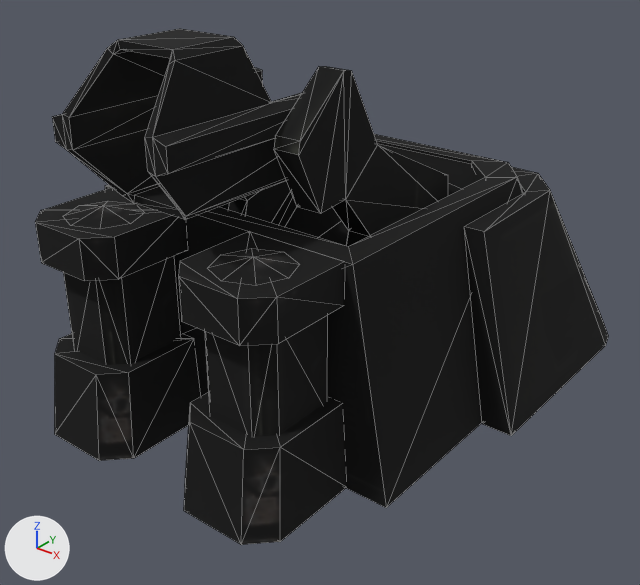
The glTF model packs/tribes2/config/AssetPacks/tribes2/t2_turret_base_large.glb, before and after one commit.
Both versions are drawn from a 50 mm lens placed at (3.09, -3.41, 2.94), pointed at (-0.06, 0.52, 0.51). The lights are fixed; the arrows at lower left show +X, +Y and +Z. The picture after the commit comes second. Mesh edges are drawn as thin lines. Objects named as collision shapes, trigger or cutter boxes, shadow casters or lower levels of detail are left out. Where no turn or scale is listed for an object, it has been applied to the vertices.

Names of what the first picture shows: 'Arms64', 'BaseMain64', 'BasePlatform64', 'BaseWingR64', 'PostBaseL64', 'PostBaseR64', 'PostCapR64', 'PostLightL64', 'PostLightR64', 'PostTopL64', 'PostTopR64', 'Sleeve64' and 1 more.
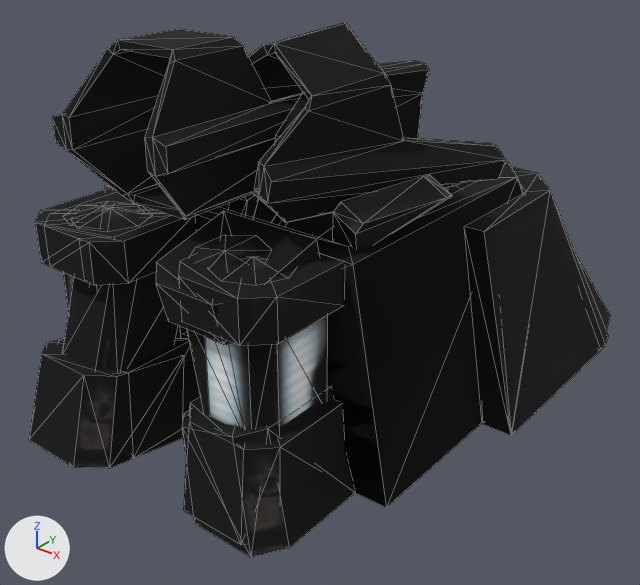
Diff of the bpy script that builds the scene:
```diff
--- a/packs/tribes2/config/AssetPacks/tribes2/t2_turret_base_large.glb.py
+++ b/packs/tribes2/config/AssetPacks/tribes2/t2_turret_base_large.glb.py
@@ me_hulkposttopr @@
+me_hulkposttopr.from_pydata(...)  # 12 vertices, 18 faces; spans x -0.582..0.016, y -0.514..-0.138, z -0.743..-0.107
+me_hulkposttopr.materials.append(mat_turret_base_large)  # picture img_turret_base_large
@@ me_hulkposttopl @@
+me_hulkposttopl.from_pydata(...)  # 12 vertices, 18 faces; spans x -0.072..0.525, y 0.227..0.456, z 0.128..0.725
+me_hulkposttopl.materials.append(mat_turret_base_large)  # picture img_turret_base_large
@@ me_hulkpostlightr @@
+me_hulkpostlightr.from_pydata(...)  # 12 vertices, 10 faces; spans x -0.525..0.044, y -0.912..-0.169, z -0.628..-0.169
+me_hulkpostlightr.materials.append(mat_turret_base_large)  # picture img_turret_base_large
@@ me_hulkpostlightl @@
+me_hulkpostlightl.from_pydata(...)  # 12 vertices, 10 faces; spans x -0.07..0.499, y 0.159..0.954, z 0.073..0.652
+me_hulkpostlightl.materials.append(mat_turret_base_large)  # picture img_turret_base_large
@@ me_hulkpostcapr @@
+me_hulkpostcapr.from_pydata(...)  # 9 vertices, 8 faces; spans x -0.489..-0.067, y -0.42..-0.311, z -0.591..-0.183
+me_hulkpostcapr.materials.append(mat_turret_base_large)  # picture img_turret_base_large
@@ me_hulkpostbaser @@
+me_hulkpostbaser.from_pydata(...)  # 12 vertices, 18 faces; spans x -0.503..0.237, y -0.393..0.261, z -0.725..-0.062
+me_hulkpostbaser.materials.append(mat_turret_base_large)  # picture img_turret_base_large
@@ me_hulkpostbasel @@
+me_hulkpostbasel.from_pydata(...)  # 12 vertices, 18 faces; spans x -0.182..0.48, y -0.226..0.377, z -0.103..0.638
+me_hulkpostbasel.materials.append(mat_turret_base_large)  # picture img_turret_base_large
@@ me_hulkbasewingr @@
+me_hulkbasewingr.from_pydata(...)  # 18 vertices, 32 faces; spans x 0.33..1.19, y -0.91..0.27, z -1.23..0.62
+me_hulkbasewingr.materials.append(mat_turret_base_large)  # picture img_turret_base_large
@@ me_hulkbasemain @@
+me_hulkbasemain.from_pydata(...)  # 24 vertices, 40 faces; spans x -1.12..1.12, y -0.37..0.91, z -1.4..1.09
+me_hulkbasemain.materials.append(mat_turret_base_large)  # picture img_turret_base_large
@@ me_postlightlitr @@
+me_postlightlitr.from_pydata(...)  # 12 vertices, 10 faces; spans x -0.38..0.082, y -0.877..-0.204, z -0.628..-0.168
+me_postlightlitr.materials.append(mat_turret_base_large_001)  # picture img_turret_base_large
@@ me_postlightlitl @@
+me_postlightlitl.from_pydata(...)  # 12 vertices, 10 faces; spans x -0.082..0.38, y 0.204..0.877, z 0.168..0.628
+me_postlightlitl.materials.append(mat_turret_base_large_001)  # picture img_turret_base_large
@@ me_hulkarms @@
+me_hulkarms.from_pydata(...)  # 56 vertices, 102 faces; spans x -0.67..1.1, y -1.5..0.0, z -0.89..0.39
+me_hulkarms.materials.append(mat_turret_base_large)  # picture img_turret_base_large
@@ me_hulksleeve @@
+me_hulksleeve.from_pydata(...)  # 60 vertices, 120 faces; spans x -0.447..0.466, y -0.615..0.683, z -0.454..0.473
+me_hulksleeve.materials.append(mat_turret_base_large)  # picture img_turret_base_large
@@ ob_hulksleeve64 @@
-ob_hulksleeve64 = bpy.data.objects.new('HULKSleeve64', None)
+ob_hulksleeve64 = bpy.data.objects.new('HULKSleeve64', me_hulksleeve)
 ob_hulksleeve64.parent = ob_dumelevate
@@ ob_hulkarms64 @@
-ob_hulkarms64 = bpy.data.objects.new('HULKArms64', None)
+ob_hulkarms64 = bpy.data.objects.new('HULKArms64', me_hulkarms)
 ob_hulkarms64.parent = ob_dumturn
@@ ob_postlightlitl64 @@
-ob_postlightlitl64 = bpy.data.objects.new('PostLightLitL64', None)
+ob_postlightlitl64 = bpy.data.objects.new('PostLightLitL64', me_postlightlitl)
 ob_postlightlitl64.parent = ob_start
@@ ob_postlightlitr64 @@
-ob_postlightlitr64 = bpy.data.objects.new('PostLightLitR64', None)
+ob_postlightlitr64 = bpy.data.objects.new('PostLightLitR64', me_postlightlitr)
 ob_postlightlitr64.parent = ob_start
@@ ob_hulkbasemain64 @@
-ob_hulkbasemain64 = bpy.data.objects.new('HULKBaseMain64', None)
+ob_hulkbasemain64 = bpy.data.objects.new('HULKBaseMain64', me_hulkbasemain)
 ob_hulkbasemain64.parent = ob_start
@@ ob_hulkbasewingr64 @@
-ob_hulkbasewingr64 = bpy.data.objects.new('HULKBaseWingR64', None)
+ob_hulkbasewingr64 = bpy.data.objects.new('HULKBaseWingR64', me_hulkbasewingr)
 ob_hulkbasewingr64.parent = ob_start
@@ ob_hulkpostbasel64 @@
-ob_hulkpostbasel64 = bpy.data.objects.new('HULKPostBaseL64', None)
+ob_hulkpostbasel64 = bpy.data.objects.new('HULKPostBaseL64', me_hulkpostbasel)
 ob_hulkpostbasel64.parent = ob_start
@@ ob_hulkpostbaser64 @@
-ob_hulkpostbaser64 = bpy.data.objects.new('HULKPostBaseR64', None)
+ob_hulkpostbaser64 = bpy.data.objects.new('HULKPostBaseR64', me_hulkpostbaser)
 ob_hulkpostbaser64.parent = ob_start
@@ ob_hulkpostcapr64 @@
-ob_hulkpostcapr64 = bpy.data.objects.new('HULKPostCapR64', None)
+ob_hulkpostcapr64 = bpy.data.objects.new('HULKPostCapR64', me_hulkpostcapr)
 ob_hulkpostcapr64.parent = ob_start
@@ ob_hulkpostlightl64 @@
-ob_hulkpostlightl64 = bpy.data.objects.new('HULKPostLightL64', None)
+ob_hulkpostlightl64 = bpy.data.objects.new('HULKPostLightL64', me_hulkpostlightl)
 ob_hulkpostlightl64.parent = ob_start
@@ ob_hulkpostlightr64 @@
-ob_hulkpostlightr64 = bpy.data.objects.new('HULKPostLightR64', None)
+ob_hulkpostlightr64 = bpy.data.objects.new('HULKPostLightR64', me_hulkpostlightr)
 ob_hulkpostlightr64.parent = ob_start
@@ ob_hulkposttopl64 @@
-ob_hulkposttopl64 = bpy.data.objects.new('HULKPostTopL64', None)
+ob_hulkposttopl64 = bpy.data.objects.new('HULKPostTopL64', me_hulkposttopl)
 ob_hulkposttopl64.parent = ob_start
@@ ob_hulkposttopr64 @@
-ob_hulkposttopr64 = bpy.data.objects.new('HULKPostTopR64', None)
+ob_hulkposttopr64 = bpy.data.objects.new('HULKPostTopR64', me_hulkposttopr)
 ob_hulkposttopr64.parent = ob_start
```

What differs and where, as boxes [x1, y1, x2, y2] in the pictures (640 x 585 px):
'HULKSleeve64', now drawn
    after: [248, 23, 505, 223]
'HULKBaseMain64', now drawn
    after: [106, 178, 523, 507]
'HULKPostBaseL64', now drawn
    after: [29, 339, 182, 468]
'PostLightLitR64', now drawn
    after: [205, 315, 328, 429]
'HULKPostBaseR64', now drawn
    after: [182, 387, 355, 557]
'HULKPostLightL64', now drawn
    after: [63, 272, 178, 371]
'HULKPostTopR64', now drawn
    after: [156, 211, 320, 345]
'HULKArms64', now drawn
    after: [254, 175, 452, 249]
'HULKPostTopL64', now drawn
    after: [68, 216, 195, 285]
'HULKPostCapR64', now drawn
    after: [190, 235, 271, 270]
'HULKPostLightR64', now drawn
    after: [186, 329, 210, 416]
'HULKBaseWingR64', now drawn
    after: [577, 257, 610, 330]
'PostLightLitL64', now drawn (mostly hidden)
    after: [63, 272, 180, 341]
'BaseMain64', unchanged, covered by the edit
    before: [105, 134, 523, 508]
    after: [105, 162, 523, 508]
'Arms64', unchanged, covered by the edit
    before: [228, 66, 448, 247]
    after: [228, 93, 333, 242]
'PostLightR64', unchanged, covered by the edit
    before: [205, 315, 328, 437]
'PostLightL64', unchanged, covered by the edit
    before: [63, 256, 180, 365]
